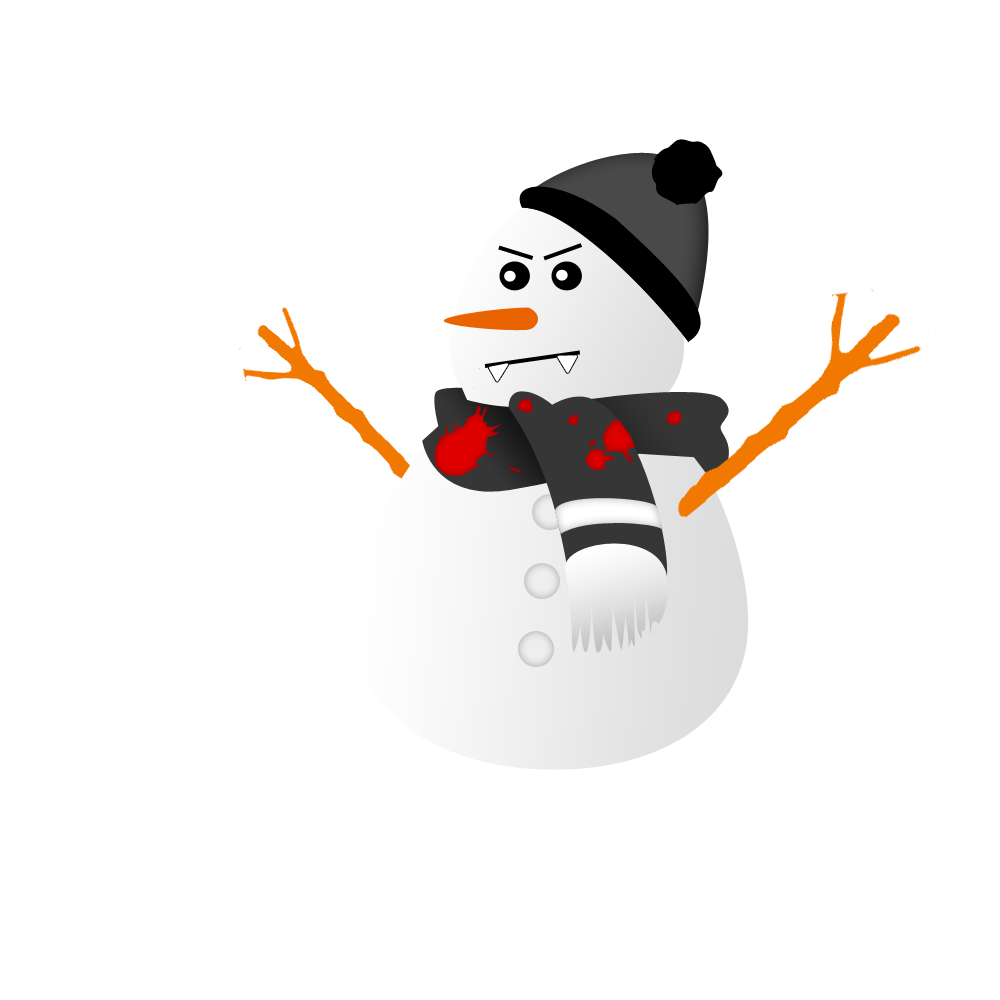
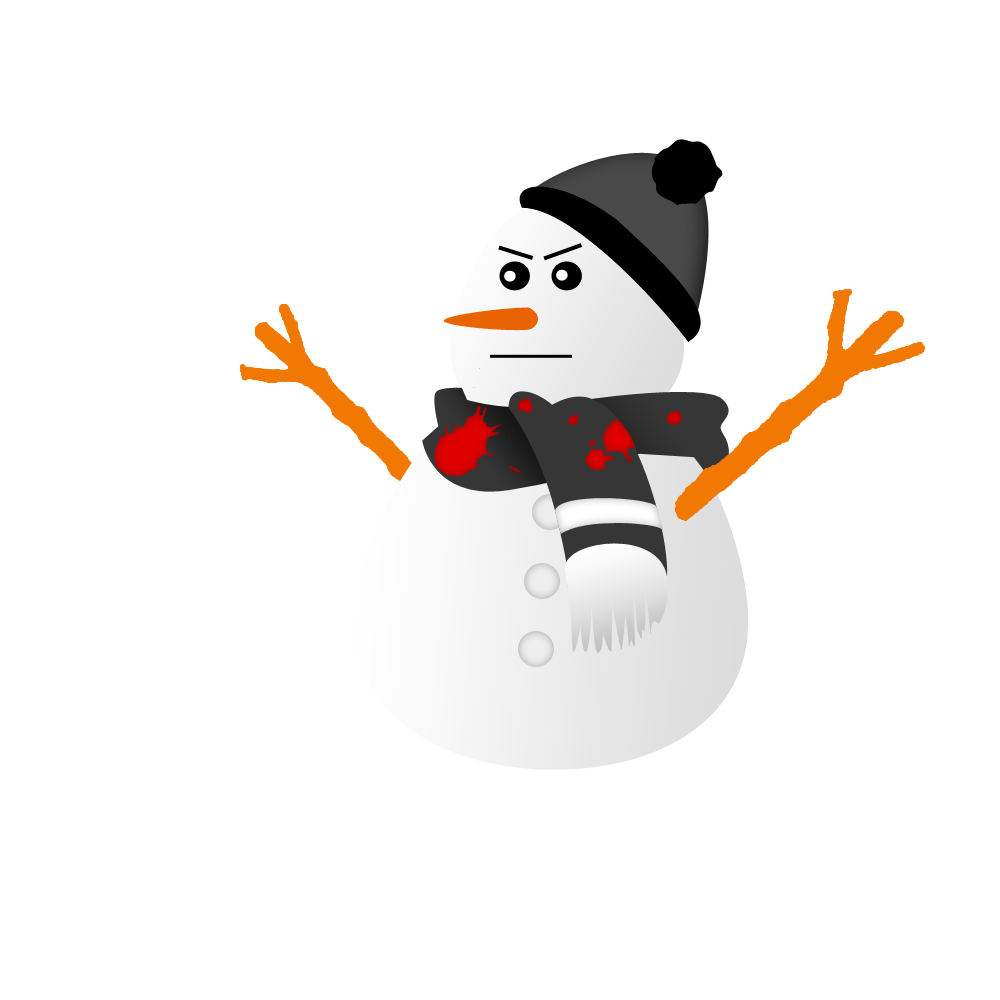
Before/after of a (1000, 1000) layered artwork. What changed in the layer stack:
removed layer "Shape 20 copy 2" over [488, 363, 509, 382]
removed layer "Shape 20 copy" over [557, 355, 578, 373]
removed layer "Shape 17" over [484, 350, 580, 368]
added layer "Shape 21" above "Layer 3 copy" over [490, 354, 572, 358]
painted on "Layer 3 copy" over [830, 288, 937, 367]
painted on "Layer 3 copy 2" over [238, 295, 300, 382]
